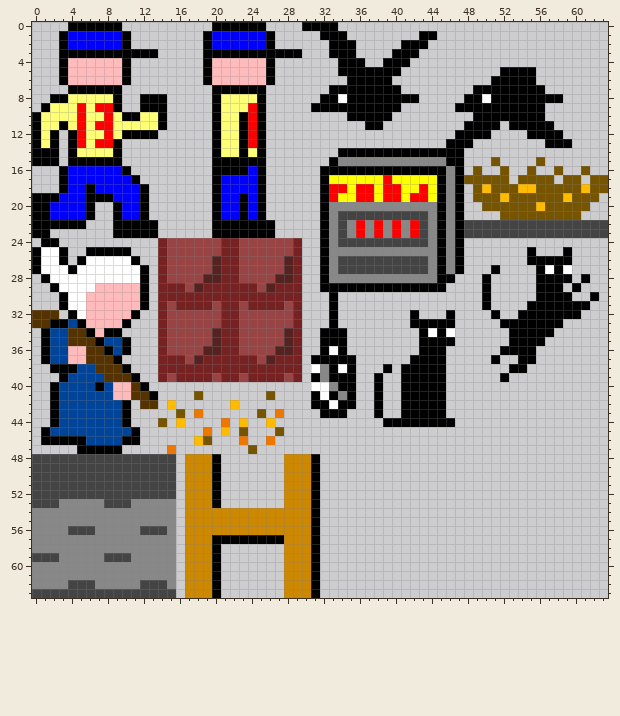
Edited in one commit: pixel-art sprite (img/imgmap.png). Above, as it was before the edit.
The file is 64x64 pixels.
Once edited:
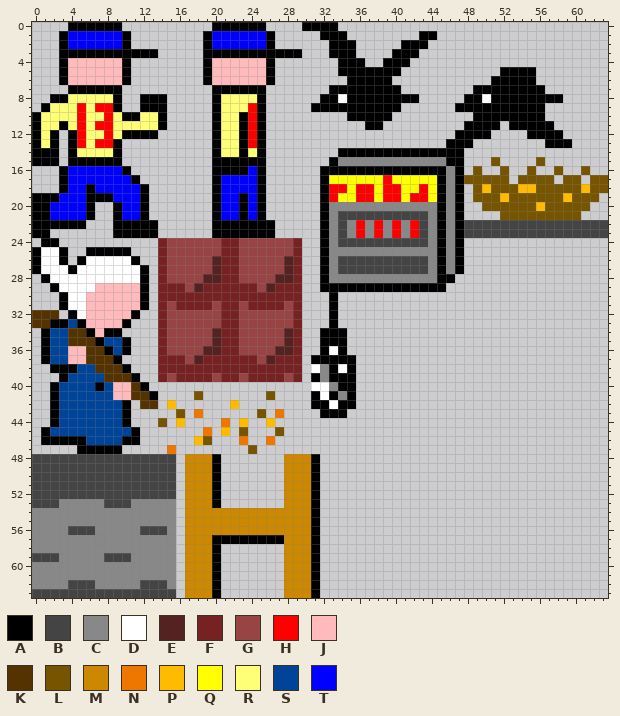
Palette (. is transparent): A #000000  B #444444  C #888888  D #ffffff  E #552222  F #772222  G #994444  H #ff0000  J #ffbbbb  K #553300  L #775500  M #cc8800  N #ee7700  P #ffbb00  Q #ffff00  R #ffff77  S #004499  T #0000ff
What changed:
y 25: x 55 A -> .; x 59 A -> .
y 26: x 55..59 AAAAA -> .....
y 27: x 51 A -> .; x 56..59 ADAD -> ....
y 28: x 50 A -> .; x 56..59 AAAA -> ....; x 61 A -> .
y 29: x 50 A -> .; x 56..58 AAA -> ...; x 60 A -> .
y 30: x 50 A -> .; x 56..59 AAAA -> ....; x 62 A -> .
y 31: x 50 A -> .; x 55..61 AAAAAAA -> .......
y 32: x 42 A -> .; x 46 A -> .; x 51 A -> .; x 54..60 AAAAAAA -> .......
y 33: x 42..46 AAAAA -> .....; x 52..58 AAAAAAA -> .......
y 34: x 43..46 ADAD -> ....; x 53..57 AAAAA -> .....
y 35: x 43..46 AAAA -> ....; x 53..56 AAAA -> ....
y 36: x 43..45 AAA -> ...; x 52..55 AAAA -> ....
y 37: x 42..45 AAAA -> ....; x 51 A -> .; x 54..55 AA -> ..
y 38: x 39 A -> .; x 41..45 AAAAA -> .....; x 53..54 AA -> ..
y 39: x 38 A -> .; x 41..45 AAAAA -> .....; x 52 A -> .
y 40..43: x 38 A -> .; x 41..45 AAAAA -> .....
y 44: x 39..46 AAAAAAAA -> ........
Pixel boxes of the changes (left, top, right, bottom) in both pictures:
erased: (374, 247, 599, 427)
